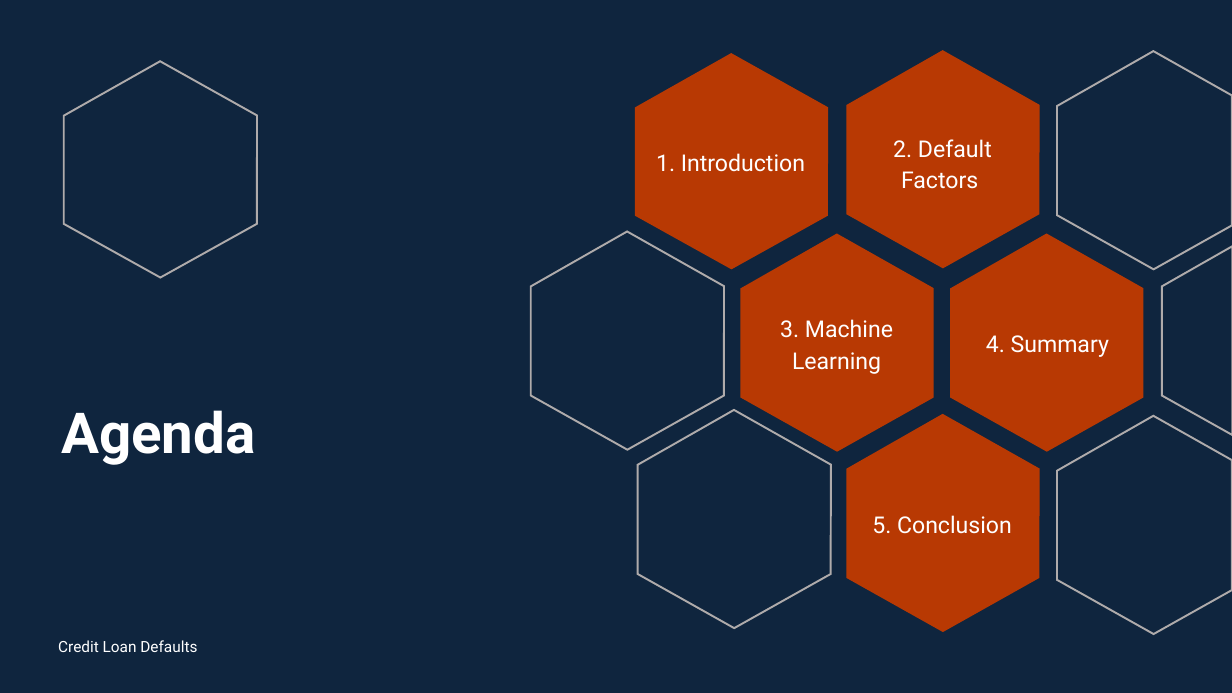
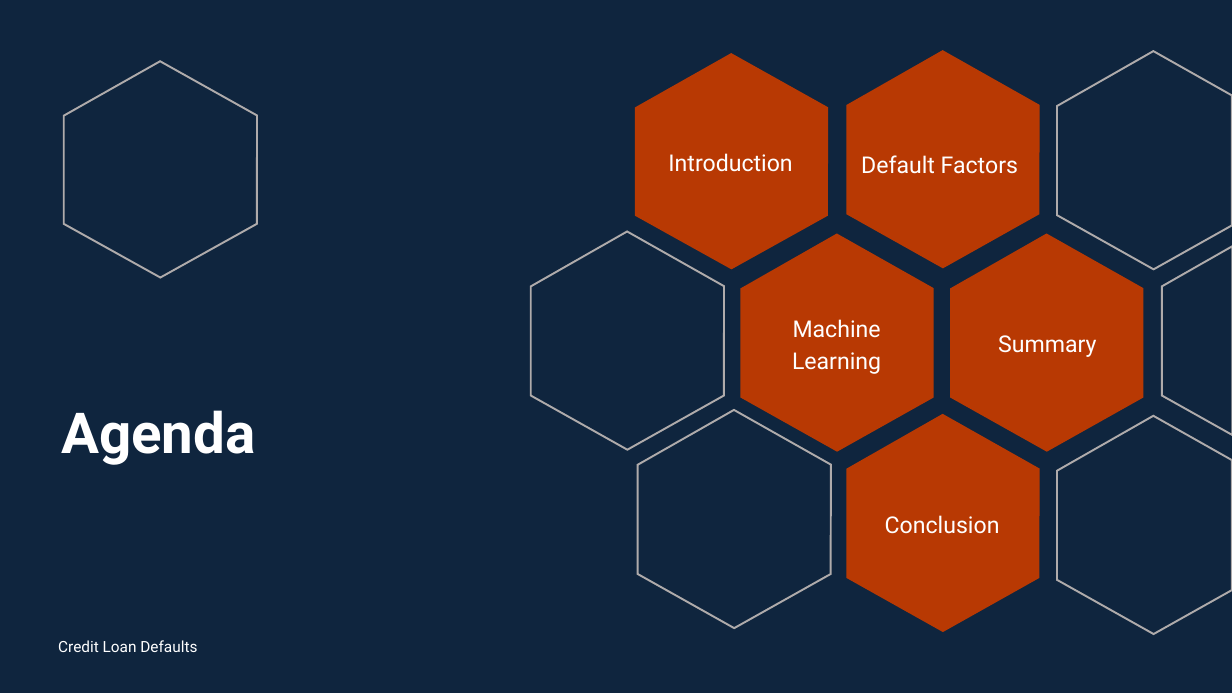
Before and after one commit to manalbayoumi/Project-4, a slide deck: slide 2 of Loan_Defaulter_PP.pptx. Drawn at 1232x693 pixels with LibreOffice and Linux fonts; fonts in the diff are those of the drawing. Boxes give left, top, right and bottom in pixels: in the first picture for what was removed or moved away, otherwise in the second. Text is boxed around its words. In the diff, an @@ line names an element or a change of style, - is before the commit and + after.

```diff
--- a/Loan_Defaulter_PP.pptx
+++ b/Loan_Defaulter_PP.pptx
@@ text at [668, 153, 792, 172]: text changed @@
-1. Introduction
+Introduction
@@ text at [861, 155, 1018, 174]: text changed @@
-2. Default Factors
+Default Factors
@@ text at [792, 319, 881, 374]: text changed @@
-3. Machine Learning
+Machine Learning
@@ text at [998, 335, 1096, 357]: text changed @@
-4. Summary
+Summary
@@ text at [885, 515, 1000, 534]: text changed @@
-5. Conclusion
+Conclusion
```
Also in this commit, not shown: 1 slide added.
